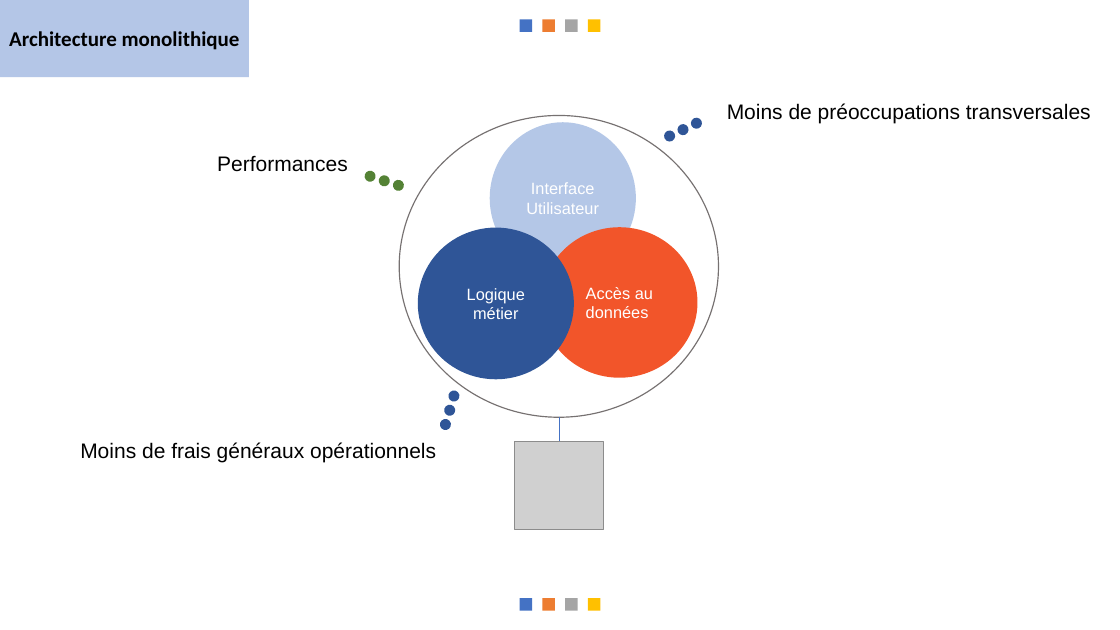
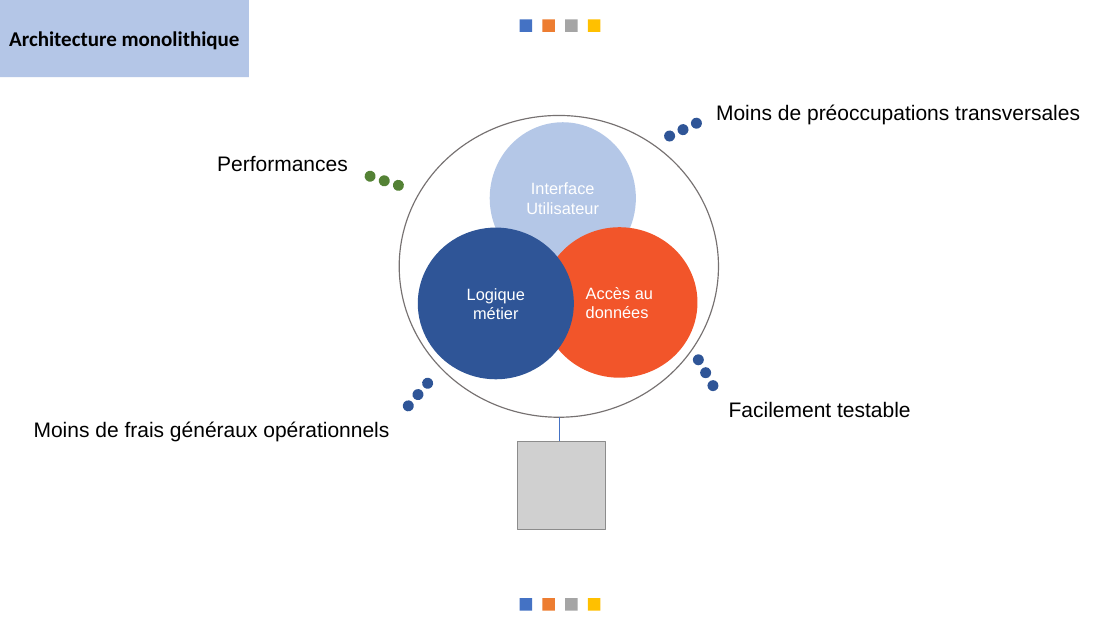
Before and after one commit to messaoudibrahim/Memoire, a slide deck: slide 8 of DIAPO/Présentation.pptx. Drawn at 1120x630 pixels with LibreOffice and Linux fonts; fonts in the diff are those of the drawing; grey boxes stand for pictures. Boxes give left, top, right and bottom in pixels: in the first picture for what was removed or moved away, otherwise in the second. Text is boxed around its words. In the diff, an @@ line names an element or a change of style, - is before the commit and + after.

```diff
--- a/DIAPO/Présentation.pptx
+++ b/DIAPO/Présentation.pptx
@@ text "Moins de préoccupations transversales": place and size @@
-text "Moins de préoccupations transversales" at [727, 103, 1091, 124]
+text "Moins de préoccupations transversales" at [716, 104, 1080, 125]
@@ ellipse added at [691, 353, 706, 367], fill #2F5597 @@
@@ ellipse added at [699, 365, 714, 380], fill #2F5597 @@
@@ ellipse added at [705, 379, 720, 394], fill #2F5597 @@
@@ text "Moins de frais généraux opérationnels": place and size @@
-text "Moins de frais généraux opérationnels" at [80, 442, 436, 463]
+text "Moins de frais généraux opérationnels" at [34, 421, 389, 441]
@@ rotation 196 to 220 degrees in 3 elements at [420, 376, 436, 391], [410, 387, 426, 402], [401, 399, 416, 414] @@
@@ text added at [729, 401, 911, 418], 18 pt, text #000000 @@
+Facilement testable
```
Also in this commit, not shown: 3 other slides changed.
